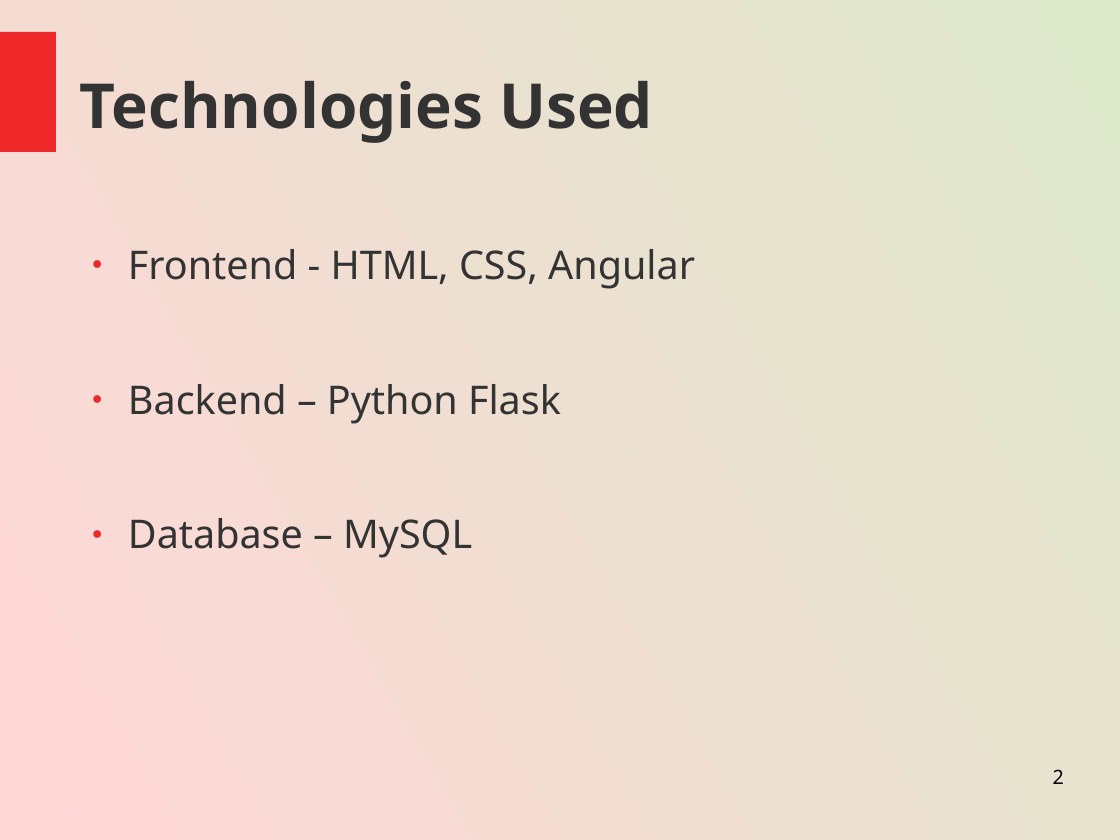
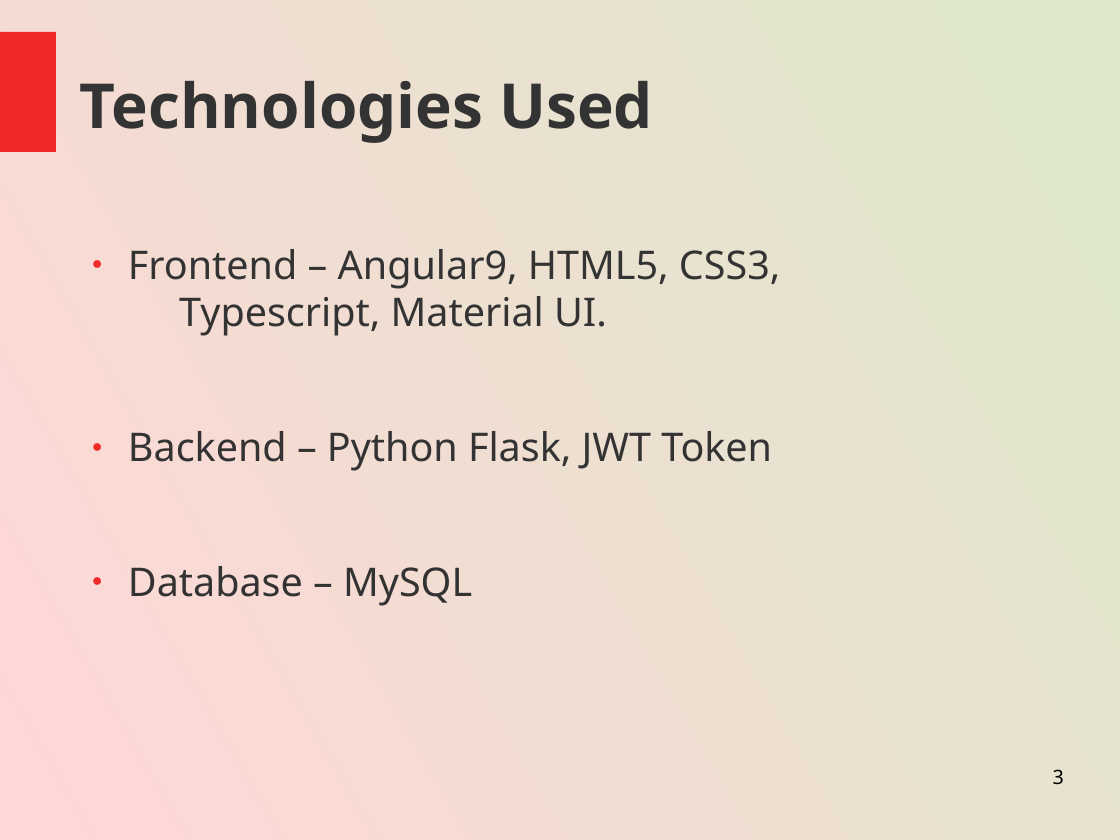
Before and after one commit to shreelimbkar/B9IS123_RRApp, a slide deck: slide 3 of GoSolo-ppt.odp (slide 2 before the commit). Drawn at 1120x840 pixels with LibreOffice and Linux fonts; fonts in the diff are those of the drawing. Boxes give left, top, right and bottom in pixels: in the first picture for what was removed or moved away, otherwise in the second. Text is boxed around its words. In the diff, an @@ line names an element or a change of style, - is before the commit and + after.

```diff
--- a/GoSolo-ppt.odp
+++ b/GoSolo-ppt.odp
@@ text at (x1=128, y1=249, x2=780, y2=471): text changed @@
-● Frontend - HTML, CSS, Angular
-● Backend – Python Flask
+● Frontend – Angular9, HTML5, CSS3, Typescript, Material UI.
+● Backend – Python Flask, JWT Token
@@ page number at (x1=1053, y1=769, x2=1064, y2=785): text changed @@
-2
+3
```
Also in this commit, not shown: 2 other slides changed, 3 slides added.
